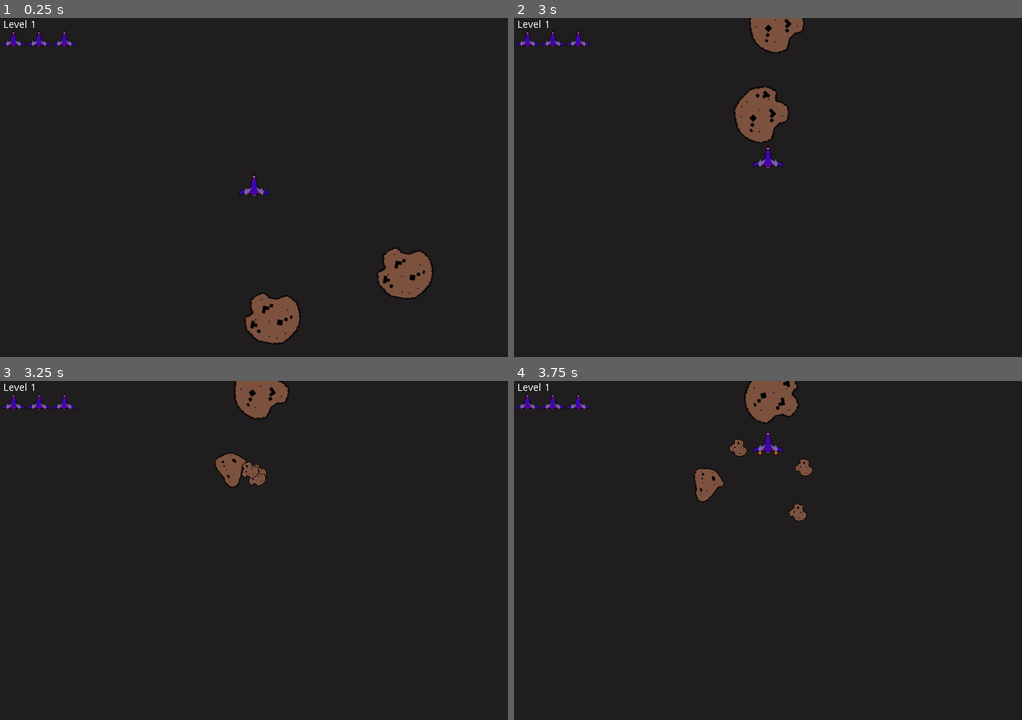
Above: before the commit, frames 1-4 (two rows, left to right).
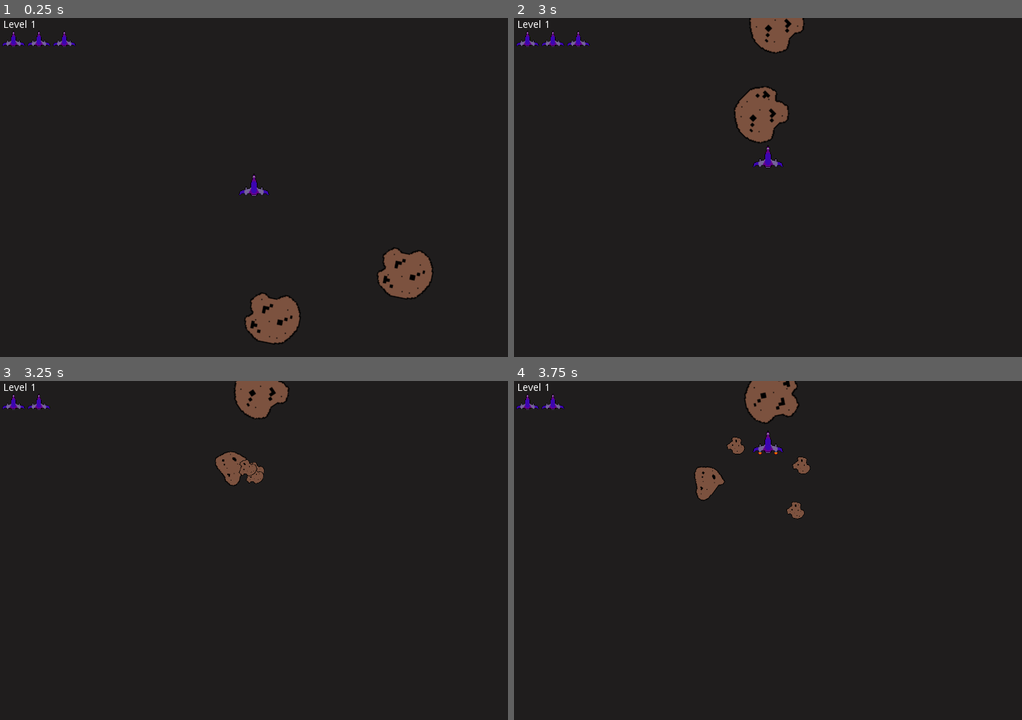
Above: after the commit, the same moments.

Repository: Ricardo41Costa/AsteroidGoDot
Game: Godot game, scene res://Scenes/Main.tscn
The game is run twice, just before and just after one commit, with the same random seed, the same clock (stepped at 60 frames per second) and the same inputs.
Inputs:
- Up to frame 1 (0.25 s): no input
- Up to frame 2 (3 s): tap Enter (ui_accept) at 0.5, 0.77, 1.52 s; hold Right (ui_right) 0.53-1.28 s; hold Left (ui_left) 1.28-2.03 s; hold Right (ui_right) 2.03-2.78 s; hold Up (ui_up) from 2.78 s (still down)
- Up to frame 3 (3.25 s): keep holding Up (ui_up); tap Enter (ui_accept) at 3.02 s
- Up to frame 4 (3.75 s): release Up (ui_up) at 3.53 s; hold Left (ui_left) from 3.53 s (still down)

Frames 1-2 are identical in both runs. In frame 3, 0.3% of the frame differs, in the area x 10-53%, y 3-32%; in frame 4, 0.4%, in the area x 10-59%, y 3-42%.

Commit message:
wake me up inside

Diff:
--- a/Scenes/Main.tscn
+++ b/Scenes/Main.tscn
@@ -15,4 +15,4 @@
 
 [node name="CanvasLayer" type="CanvasLayer" parent="."]
 
-[node name="Ui" parent="CanvasLayer" instance=ExtResource( 4 )]
+[node name="UI" parent="CanvasLayer" instance=ExtResource( 4 )]
--- a/Scripts/Comet.gd
+++ b/Scripts/Comet.gd
@@ -9,9 +9,12 @@
 var randomDiretionX
 var randomDiretionY
 var isDying
+var mainScene
 
 # Called when the node enters the scene tree for the first time.
 func _ready():
+
+	mainScene = $"/root/Main"
 
 	screenSize = get_viewport_rect().size
 
@@ -20,7 +23,7 @@
 	randomDiretionX = rand_range(-1, 1)
 	randomDiretionY = rand_range(-1, 1)
 
-func _process(delta):
+func _physics_process(delta):
 
 	SceneMove(delta)
 	BorderPositionReset()
@@ -55,19 +58,16 @@
 
 func _spawn_Next_Wave_Comet():
 
+	_die()
+
 	for x in nextSpawnNumber:
 
 		var comet = nextComet.instance()
-		get_tree().get_root().get_node("Main").add_child(comet)
+		mainScene.add_child(comet)
 
 		comet.global_position = position
 
-	_die()
-
 func _on_Comet_body_entered(body):
-
-	print(body.name)
-	print(body.filename)
 
 	if !isDying:
 		if body.filename.find("Bullet") != -1:
--- a/Scripts/SpaceShip.gd
+++ b/Scripts/SpaceShip.gd
@@ -11,9 +11,11 @@
 var timeToWaitVulnerable = 0
 var animationState : AnimationNodeStateMachinePlayback #callback to the animation state machine
 var screenSize  # Size of the game window.
+var uiScene
 
 # Called when the node enters the scene tree for the first time.
 func _ready():
+	uiScene = $"/root/Main/CanvasLayer/UI"
 	animationState = $AnimationTree.get("parameters/playback")
 	animationState.start("Idle")
 	screenSize = get_viewport_rect().size
@@ -101,25 +103,27 @@
 				visible = false
 			else:
 				visible = true
+	else:
+		visible = true
 
 func startVulnerableTimer():
 
 	timerVulnerable = Timer.new()
 	timerVulnerable.set_one_shot(false)
-	timerVulnerable.set_wait_time(1)
+	timerVulnerable.set_wait_time(1.5)
 	timerVulnerable.connect("timeout",self,"_timer_callback")
 	add_child(timerVulnerable)
 	timerVulnerable.start()
 
-	print("timer started")
+func _hit():
 
-func _hit():
+	print("hit")
 
 	if extraLives > 0:
 		extraLives -= 1
 		isVulnerable = false
 		startVulnerableTimer()
-		emit_signal("hit_signal")
+		uiScene._set_Reduce_Live_Counter(extraLives)
 	else:
 		_die()
 
@@ -129,5 +133,3 @@
 func _timer_callback():
 	isVulnerable = true
 	timerVulnerable.stop()
-
-	print("timer ended")
